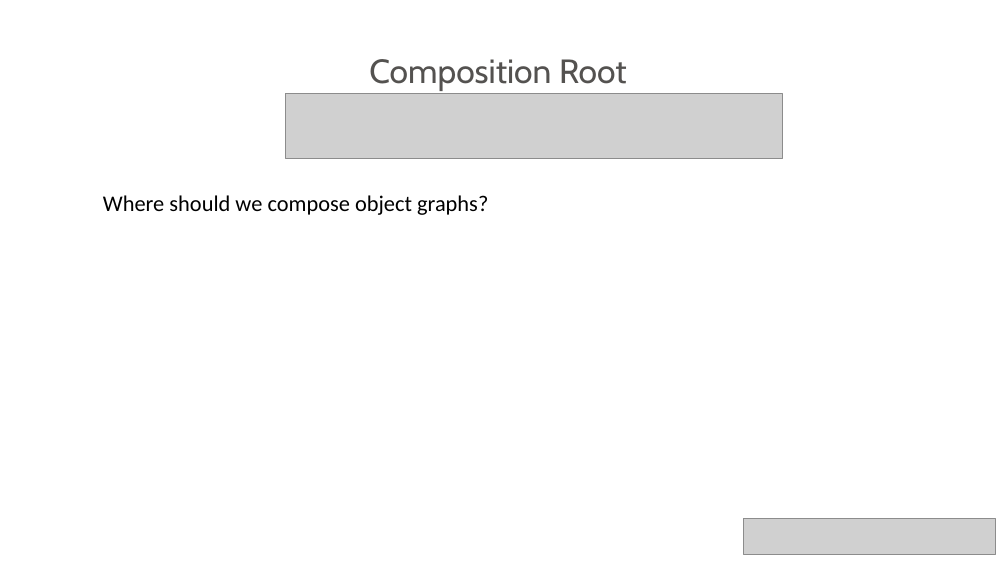
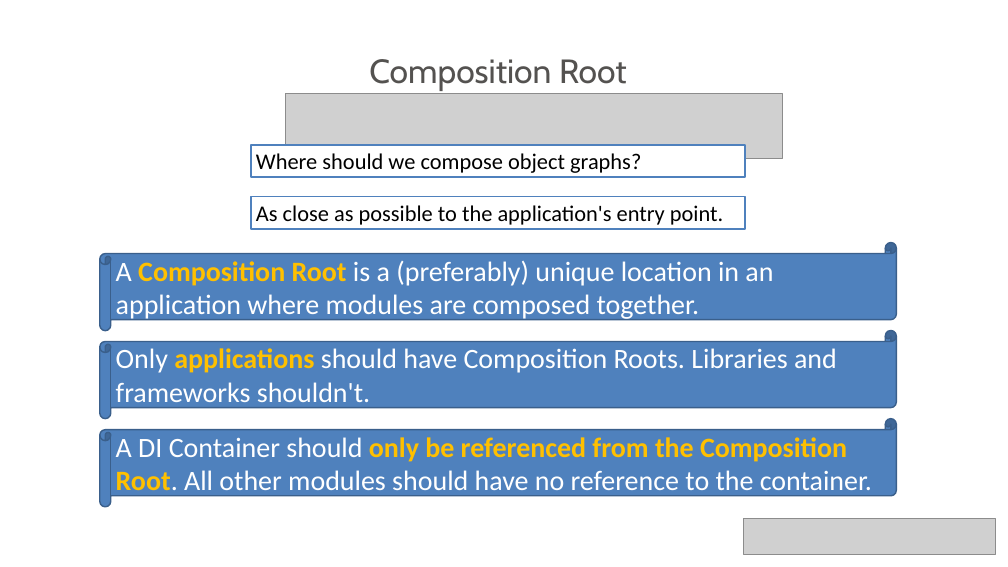
Before and after one commit to neman/DI-Course, a slide deck: slide 18 of DI Course.pptx (slide 21 before the commit). Drawn at 1008x567 pixels with LibreOffice and Linux fonts; fonts in the diff are those of the drawing; grey boxes stand for pictures; background and template pictures are left out. Boxes give left, top, right and bottom in pixels: in the first picture for what was removed or moved away, otherwise in the second. Text is boxed around its words. In the diff, an @@ line names an element or a change of style, - is before the commit and + after.

Commit message:
added DI Containers slides

```diff
--- a/DI Course.pptx
+++ b/DI Course.pptx
@@ rectangle "Where should we compose object ..." resized from (x1=103, y1=195, x2=488, y2=215) to (x1=251, y1=145, x2=745, y2=177) @@
@@ rectangle "Where should we compose object ..." at (x1=251, y1=145, x2=745, y2=177): fill none to #FFFFFF; outline none to #4F81BD 2 pt @@
@@ rectangle added at (x1=251, y1=197, x2=745, y2=229), fill #FFFFFF, outline #4F81BD 2 pt, 32 pt, text #000000 @@
+As close as possible to the application's entry point.
@@ horizontal scroll added at (x1=100, y1=242, x2=897, y2=331), fill #4F81BD, outline #3A5F8C 2 pt, 40 pt, text #FFFFFF @@
+A Composition Root is a (preferably) unique location in an application where modules are composed together.
@@ horizontal scroll added at (x1=100, y1=331, x2=897, y2=419), fill #4F81BD, outline #3A5F8C 2 pt, 40 pt, text #FFFFFF @@
+Only applications should have Composition Roots. Libraries and frameworks shouldn't.
@@ horizontal scroll added at (x1=100, y1=419, x2=897, y2=507), fill #4F81BD, outline #3A5F8C 2 pt, 40 pt, text #FFFFFF @@
+A DI Container should only be referenced from the Composition Root. All other modules should have no reference to the container.
```
Also in this commit, not shown: 3 slides added, 1 other file.
